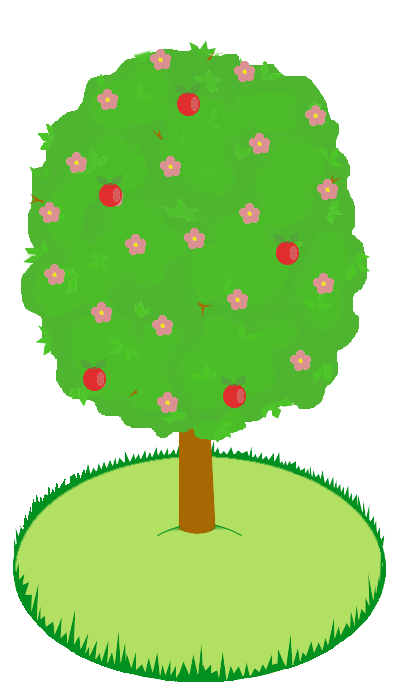
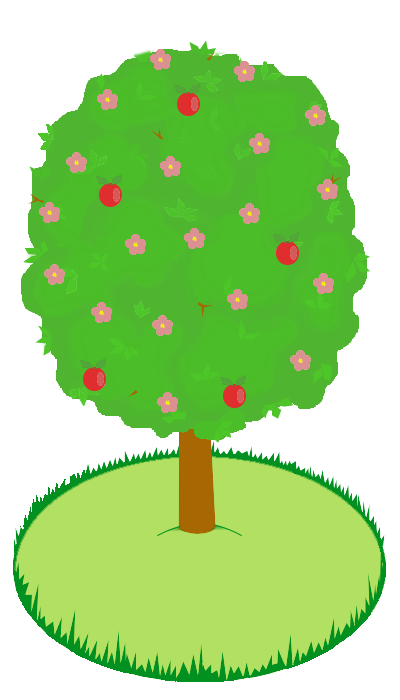
Layered file, before and after one edit (400x700). Changes by layer:
painted on "дерево - 24" over [115, 193, 125, 210]
